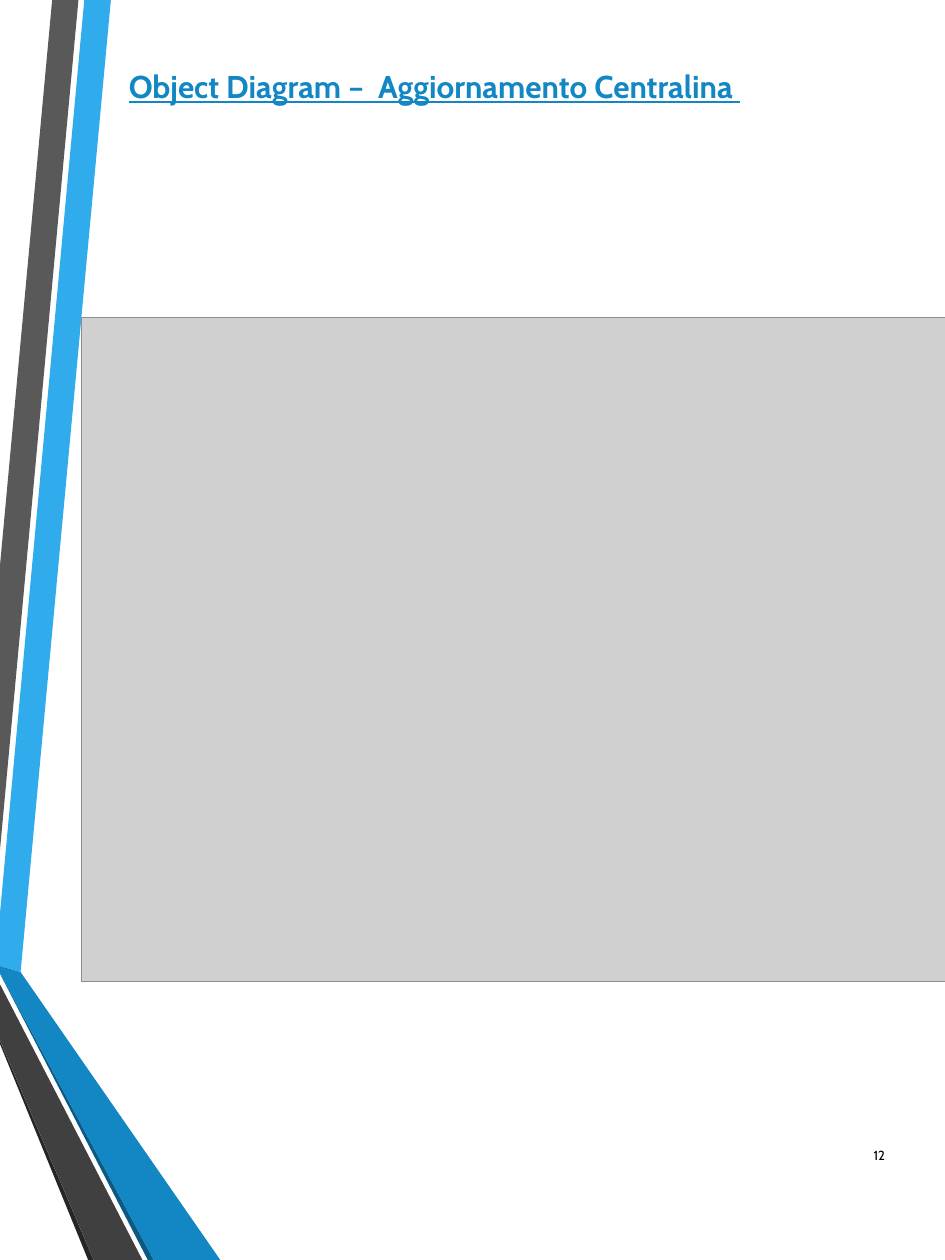
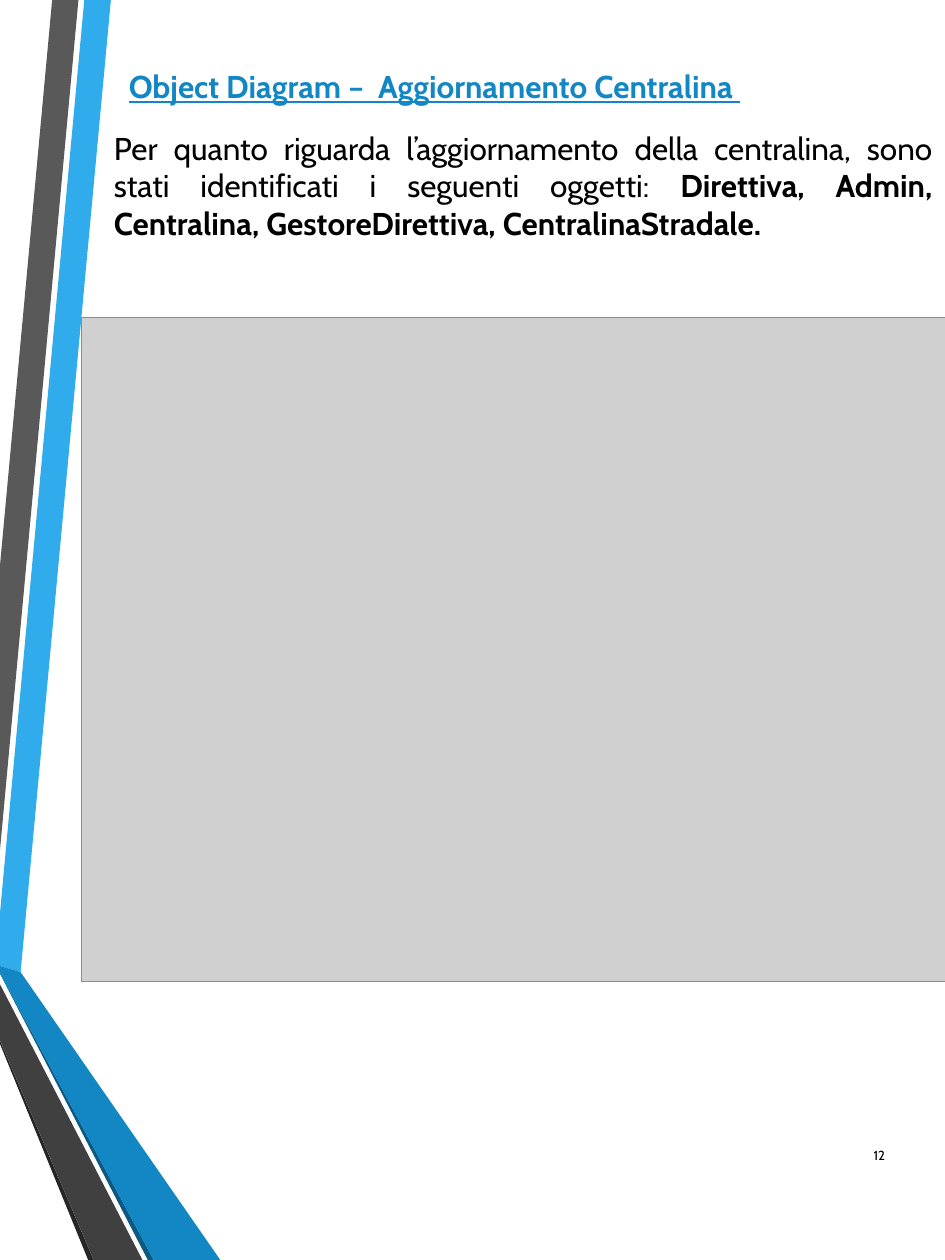
Before and after one commit to federicomegler/traffic-monitor, a slide deck: slide 12 of Design/Traffic_monitor.pptx. Drawn at 945x1260 pixels with LibreOffice and Linux fonts; fonts in the diff are those of the drawing; grey boxes stand for pictures. Boxes give left, top, right and bottom in pixels: in the first picture for what was removed or moved away, otherwise in the second. Text is boxed around its words. In the diff, an @@ line names an element or a change of style, - is before the commit and + after.

```diff
--- a/Design/Traffic_monitor.pptx
+++ b/Design/Traffic_monitor.pptx
@@ text added at <box>114,136,933,239</box>, 18 pt, text #000000 @@
+Per quanto riguarda l’aggiornamento della centralina, sono stati identificati i seguenti oggetti: Direttiva, Admin, Centralina, GestoreDirettiva, CentralinaStradale.
```
Also in this commit, not shown: 2 other slides changed.
